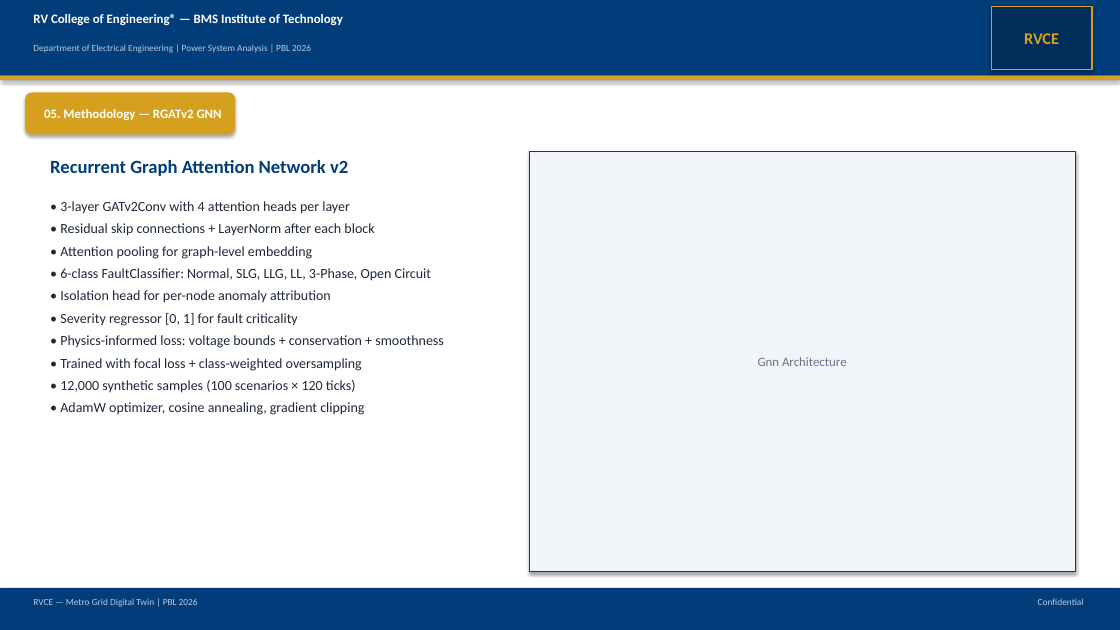
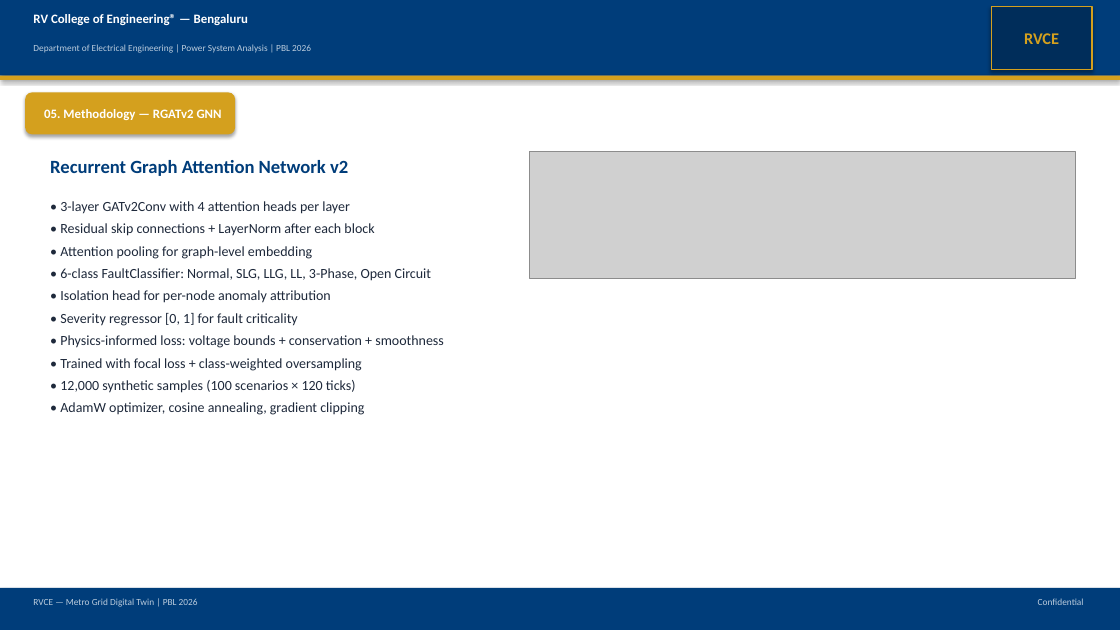
Before and after one commit to varshinicb1/psa-pbl, a slide deck: slide 8 of docs/Metro_Grid_Digital_Twin.pptx. Drawn at 1120x630 pixels with LibreOffice and Linux fonts; fonts in the diff are those of the drawing; grey boxes stand for pictures. Boxes give left, top, right and bottom in pixels: in the first picture for what was removed or moved away, otherwise in the second. Text is boxed around its words. In the diff, an @@ line names an element or a change of style, - is before the commit and + after.

```diff
--- a/docs/Metro_Grid_Digital_Twin.pptx
+++ b/docs/Metro_Grid_Digital_Twin.pptx
@@ text at (33,14,248,25): text changed @@
-RV College of Engineering® — BMS Institute of Technology
+RV College of Engineering® — Bengaluru
@@ rectangle removed at (529,151,1075,571) @@
-Gnn Architecture
@@ picture added at (529,151,1075,278) @@
```
Also in this commit, not shown: 13 other slides changed, 12 other files.
